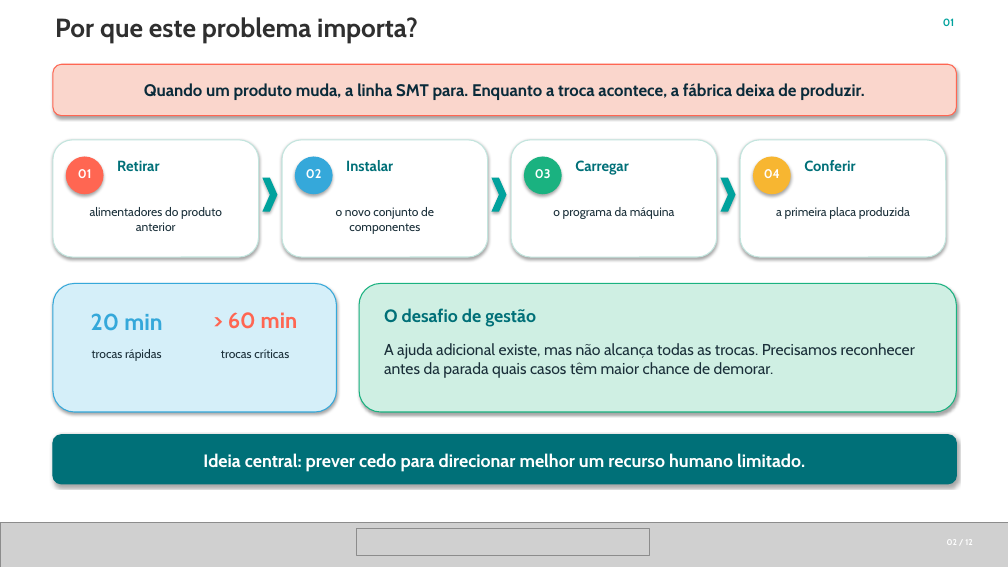
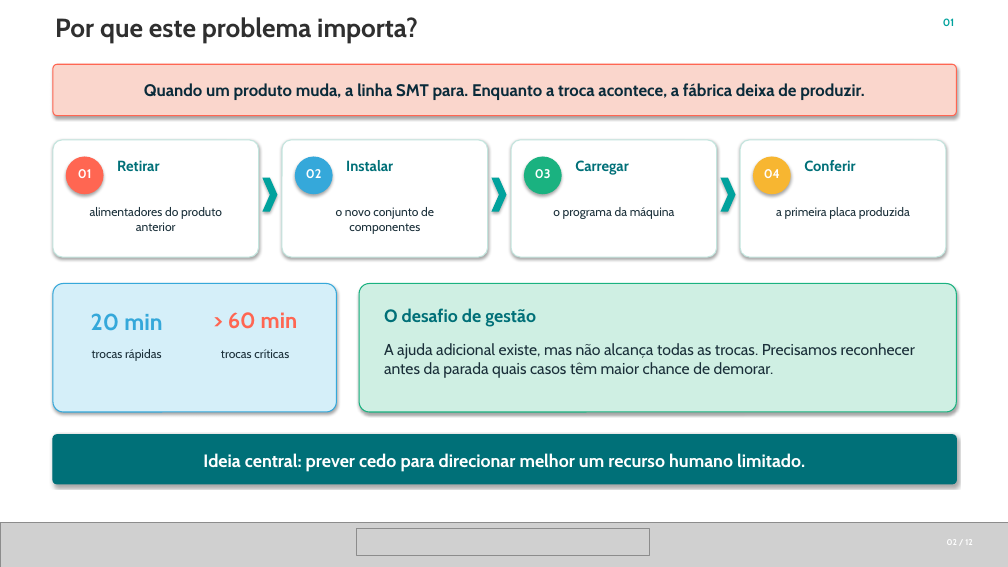
Before and after one commit to JulianaBallin/SMT-Changeover-Prediction, a slide deck: slide 2 of docs/apresentacao/apresentacao_smt_em_tempo.pptx. Drawn at 1008x567 pixels with LibreOffice and Linux fonts; fonts in the diff are those of the drawing; grey boxes stand for pictures; background and template pictures are left out. Boxes give left, top, right and bottom in pixels: in the first picture for what was removed or moved away, otherwise in the second. Text is boxed around its words. In the diff, an @@ line names an element or a change of style, - is before the commit and + after.

```diff
--- a/docs/apresentacao/apresentacao_smt_em_tempo.pptx
+++ b/docs/apresentacao/apresentacao_smt_em_tempo.pptx
@@ proportions changed in 8 elements at (x1=53, y1=64, x2=957, y2=116), (x1=53, y1=140, x2=259, y2=257), (x1=282, y1=140, x2=488, y2=257), (x1=511, y1=140, x2=717, y2=257), (x1=740, y1=140, x2=946, y2=257), (x1=53, y1=284, x2=337, y2=412), (x1=359, y1=284, x2=957, y2=412), (x1=53, y1=435, x2=957, y2=484) @@
```
Also in this commit, not shown: 9 other slides changed, 2 other files.
